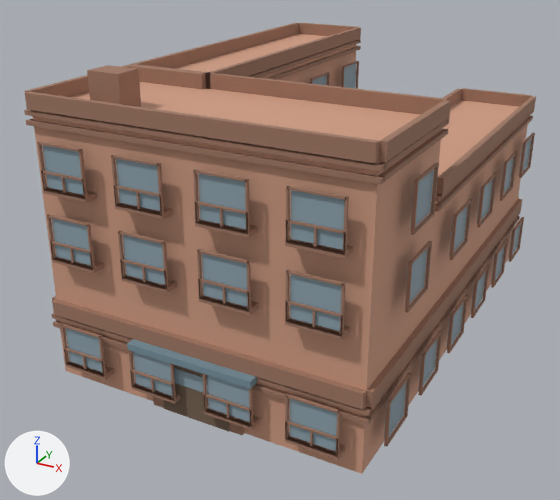
Renders of the glTF model public/buildings/residential_2x3_court.glb from each side of a commit.
Both versions are drawn from a 50 mm lens placed at (22.9, -21.6, 19.1), pointed at (6.1, 9.1, 3.8). Every picture has the same lights, and +X, +Y and +Z are marked at lower left. The first picture is the older version. Vertices at exactly the same position are counted once.

Names of what the first picture shows: 'residential_2x3_court_0'.
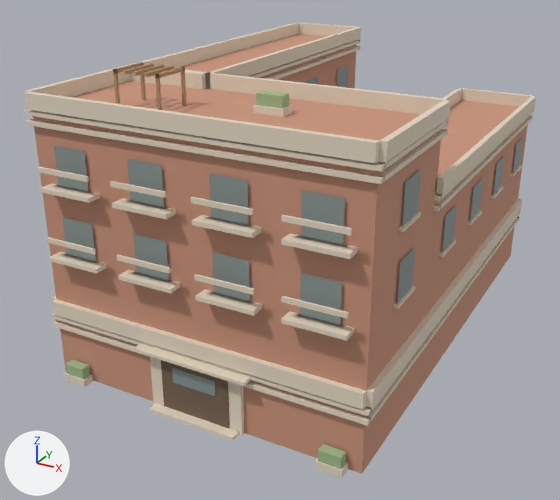
Changed parts and their boxes [x1, y1, x2, y2] in the pictures (560 x 500 px):
'residential_2x3_court_0', recoloured, reshaped (lighter): before [24, 23, 536, 474]; after [24, 23, 536, 478]
part 1 of me_residential_2x3_court_0, added: after [296, 314, 345, 327]
part 2 of me_residential_2x3_court_0, added: after [49, 252, 107, 274]
part 3 of me_residential_2x3_court_0, added: after [47, 237, 96, 255]
part 4 of me_residential_2x3_court_0, added: after [118, 270, 180, 293]
part 5 of me_residential_2x3_court_0, added: after [117, 255, 171, 274]
part 6 of me_residential_2x3_court_0, added: after [195, 289, 262, 316]
part 7 of me_residential_2x3_court_0, added: after [194, 274, 255, 295]
part 8 of me_residential_2x3_court_0, added: after [281, 311, 354, 341]
part 9 of me_residential_2x3_court_0, added (pale yellow): after [281, 296, 349, 319]
part 10 of me_residential_2x3_court_0, added: after [394, 286, 416, 309]
part 11 of me_residential_2x3_court_0, added: after [297, 235, 348, 246]
part 12 of me_residential_2x3_court_0, added: after [40, 184, 100, 203]
part 13 of me_residential_2x3_court_0, added: after [37, 167, 89, 182]
part 14 of me_residential_2x3_court_0, added: after [112, 198, 176, 219]
part 15 of me_residential_2x3_court_0, added: after [110, 181, 167, 198]
part 16 of me_residential_2x3_court_0, deleted: before [37, 61, 535, 460]
part 17 of me_residential_2x3_court_0, added: after [54, 62, 523, 326]
part 18 of me_residential_2x3_court_0, added: after [65, 359, 348, 478]

The change, as a list of edits to the scene's bpy script:
```text
Change mat_residential_2x3_court_trim:
    mat_residential_2x3_court_trim.base_color: (0.352, 0.187, 0.127) -> (0.79, 0.69, 0.55)  # brown #a07864 -> pale yellow #e6d8c4
Change mat_residential_2x3_court_awning:
    mat_residential_2x3_court_awning.base_color: (0.18, 0.28, 0.34) -> (0.35, 0.49, 0.26)  # greyish blue #76909e -> greyish green #a0ba8b
Change me_residential_2x3_court_0:
    remove me_residential_2x3_court_0.from_pydata(...)  # 3798 vertices, 5796 faces; spans x -0.6..15.1, y -0.6..23.1, z 0.0..13.5
    add me_residential_2x3_court_0.from_pydata(...)  # 1278 vertices, 1828 faces; spans x -0.2..14.8, y -0.6..22.8, z 0.0..13.5
    me_residential_2x3_court_0 part 1: a new loose piece, a box spanning x 11.79..13.59, y -0.18..0.18, z 5.88..6.0, in mat_residential_2x3_court_trim (pale yellow #e6d8c4)
    me_residential_2x3_court_0 part 2: a new loose piece, a box spanning x 0.56..3.06, y -0.62..0.02, z 5.82..6.0, in mat_residential_2x3_court_trim (pale yellow #e6d8c4)
    me_residential_2x3_court_0 part 3: a new loose piece, a box spanning x 0.56..3.06, y -0.62..-0.51, z 6.65..6.85, in mat_residential_2x3_court_trim (pale yellow #e6d8c4)
    me_residential_2x3_court_0 part 4: a new loose piece, a box spanning x 4.19..6.69, y -0.62..0.02, z 5.82..6.0, in mat_residential_2x3_court_trim (pale yellow #e6d8c4)
    me_residential_2x3_court_0 part 5: a new loose piece, a box spanning x 4.19..6.69, y -0.62..-0.51, z 6.65..6.85, in mat_residential_2x3_court_trim (pale yellow #e6d8c4)
    me_residential_2x3_court_0 part 6: a new loose piece, a box spanning x 7.81..10.31, y -0.62..0.02, z 5.82..6.0, in mat_residential_2x3_court_trim (pale yellow #e6d8c4)
    me_residential_2x3_court_0 part 7: a new loose piece, a box spanning x 7.81..10.31, y -0.62..-0.51, z 6.65..6.85, in mat_residential_2x3_court_trim (pale yellow #e6d8c4)
    me_residential_2x3_court_0 part 8: a new loose piece, a box spanning x 11.44..13.94, y -0.62..0.02, z 5.82..6.0, in mat_residential_2x3_court_trim (pale yellow #e6d8c4)
    me_residential_2x3_court_0 part 9: a new loose piece, a box spanning x 11.44..13.94, y -0.62..-0.51, z 6.65..6.85, in mat_residential_2x3_court_trim (pale yellow #e6d8c4)
    me_residential_2x3_court_0 part 10: a new loose piece, a box spanning x 14.32..14.68, y 2.25..4.05, z 5.88..6.0, in mat_residential_2x3_court_trim (pale yellow #e6d8c4)
    me_residential_2x3_court_0 part 11: a new loose piece, a box spanning x 11.79..13.59, y -0.18..0.18, z 8.88..9.0, in mat_residential_2x3_court_trim (pale yellow #e6d8c4)
    me_residential_2x3_court_0 part 12: a new loose piece, a box spanning x 0.56..3.06, y -0.62..0.02, z 8.82..9.0, in mat_residential_2x3_court_trim (pale yellow #e6d8c4)
    me_residential_2x3_court_0 part 13: a new loose piece, a box spanning x 0.56..3.06, y -0.62..-0.51, z 9.65..9.85, in mat_residential_2x3_court_trim (pale yellow #e6d8c4)
    me_residential_2x3_court_0 part 14: a new loose piece, a box spanning x 4.19..6.69, y -0.62..0.02, z 8.82..9.0, in mat_residential_2x3_court_trim (pale yellow #e6d8c4)
    me_residential_2x3_court_0 part 15: a new loose piece, a box spanning x 4.19..6.69, y -0.62..-0.51, z 9.65..9.85, in mat_residential_2x3_court_trim (pale yellow #e6d8c4)
    me_residential_2x3_court_0 part 16: 427 loose pieces with 3416 vertices, spanning x -0.6..15.1, y -0.6..23.1, z 0.8..13.5, are deleted
    me_residential_2x3_court_0 part 17: 616 vertices added at x -0.2..14.7, y -0.6..22.7, z 5.8..13.5
    me_residential_2x3_court_0 part 18: 40 vertices added at x 0.6..13.9, y -0.6..-0.1, z 0.0..0.9
    other edits to the shape of me_residential_2x3_court_0 do not show in these pictures
    add me_residential_2x3_court_0.materials.append(mat_residential_2x3_court_sign)  # brown #b5936f
```
